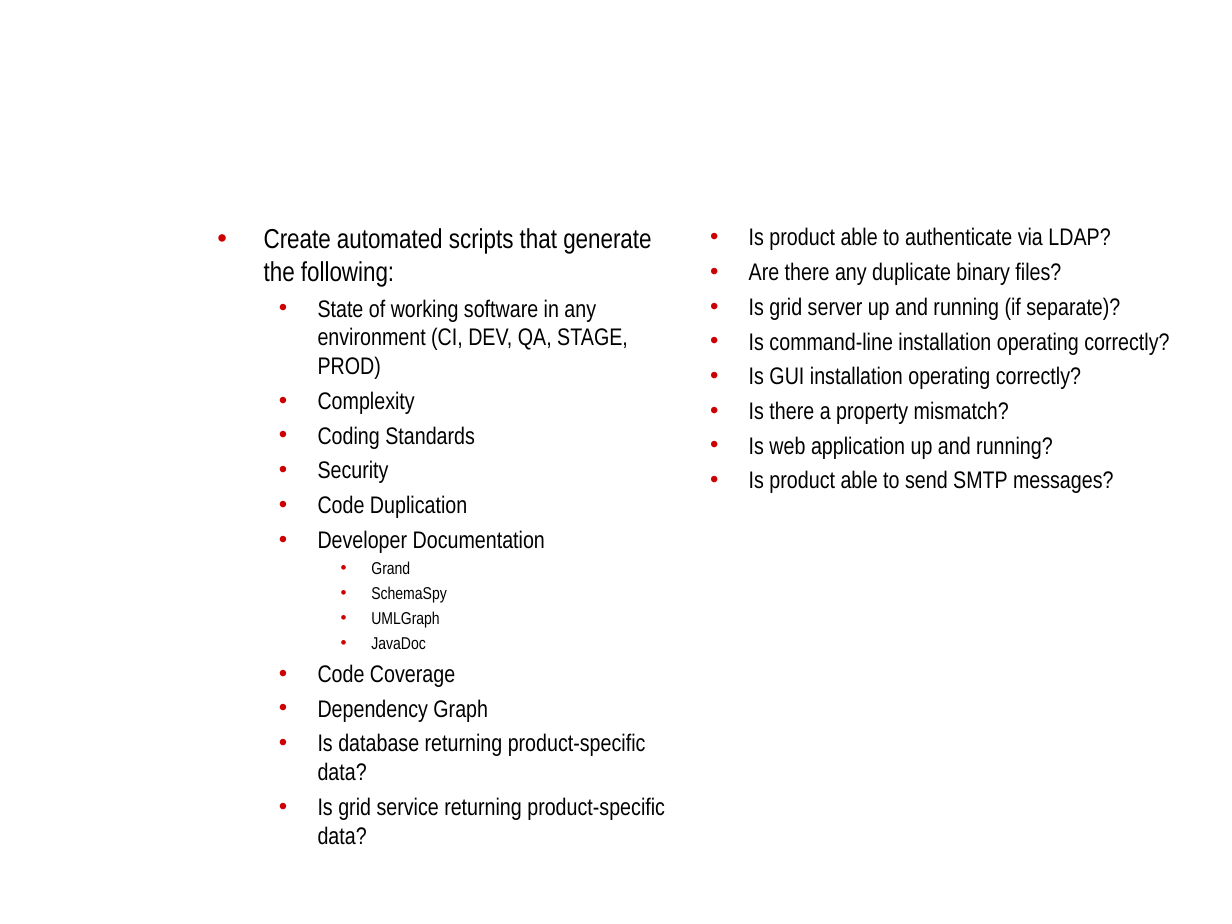
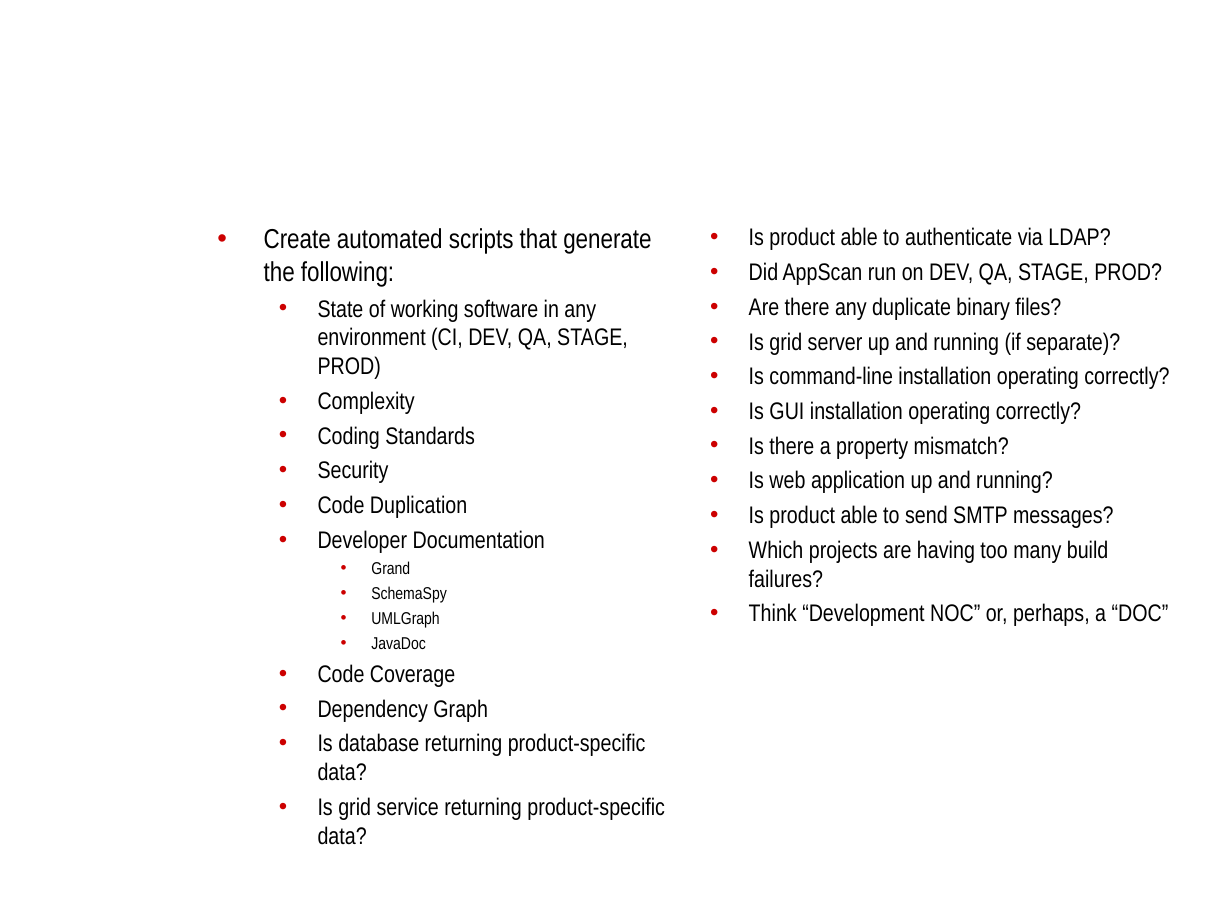
Before and after one commit to NCIP/automation, a slide deck: slide 12 of docs/roadmap/bda-rollout.ppt. Drawn at 1232x924 pixels with LibreOffice and Linux fonts; fonts in the diff are those of the drawing; background and template pictures are left out. Boxes give left, top, right and bottom in pixels: in the first picture for what was removed or moved away, otherwise in the second. Text is boxed around its words. In the diff, an @@ line names an element or a change of style, - is before the commit and + after.

```diff
--- a/docs/roadmap/bda-rollout.ppt
+++ b/docs/roadmap/bda-rollout.ppt
@@ text at box(749, 262, 1162, 285): paragraph added @@
+• Did AppScan run on DEV, QA, STAGE, PROD?
@@ text at box(749, 540, 1169, 626): paragraphs added @@
+• Which projects are having too many build failures?
+• Think “Development NOC” or, perhaps, a “DOC”
```
Also in this commit, not shown: 4 other slides changed, 1 slide removed, 1 other file.
